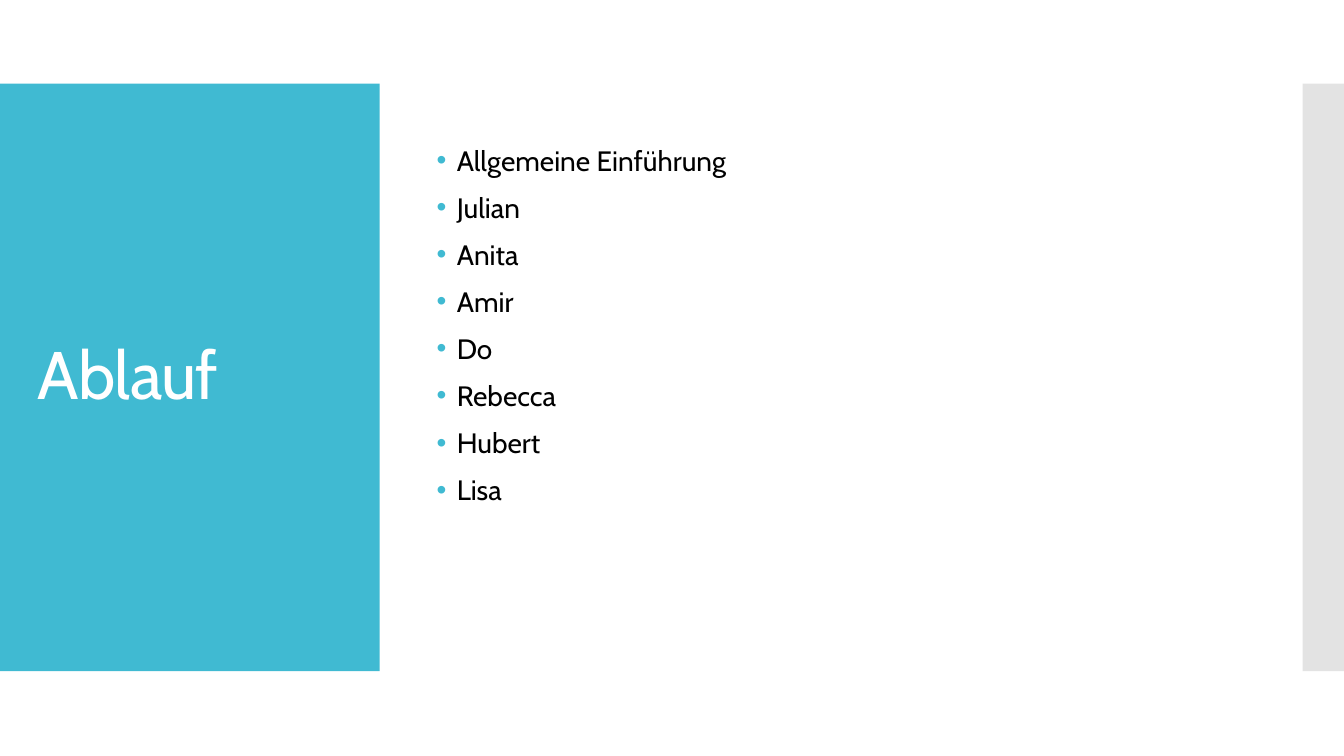
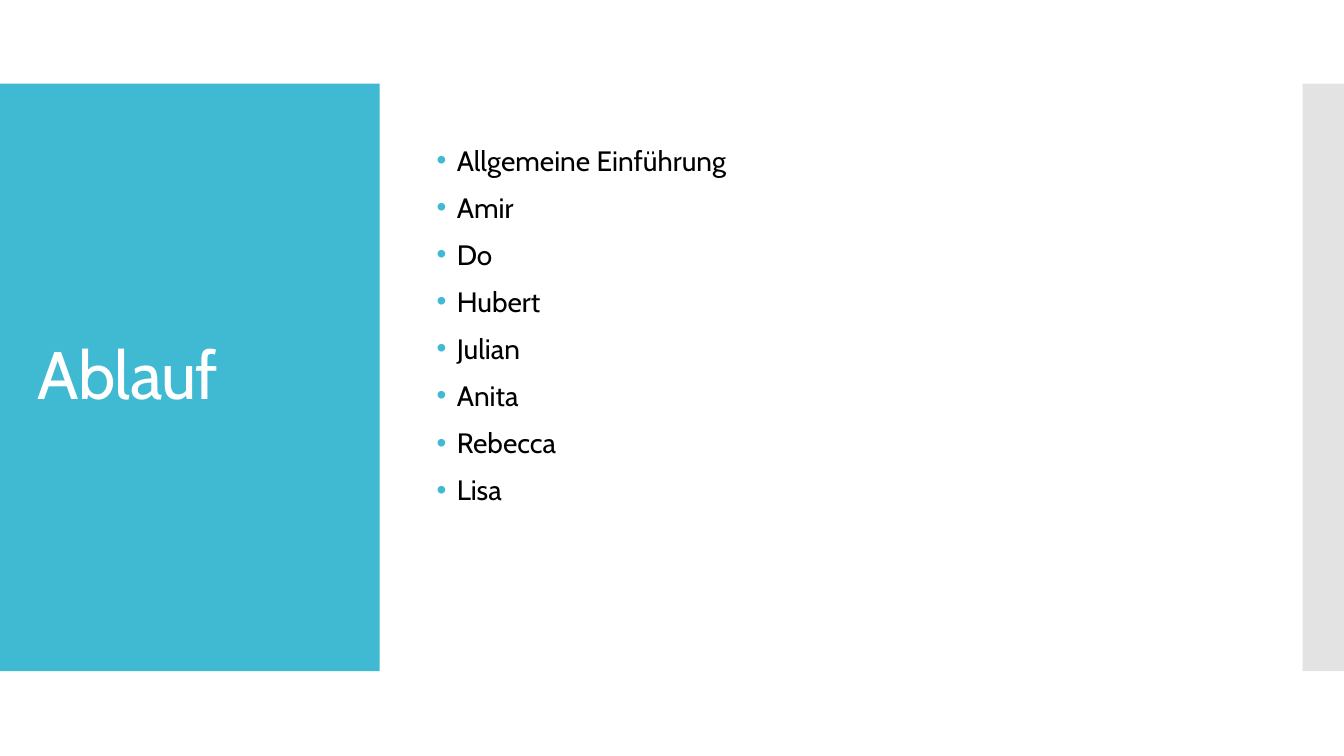
Before and after one commit to Datagroup-ModSim/ModSim17-data-generation-filters, a slide deck: slide 2 of presentations/Sprint 2/Datenerzeugung und Datenanalyse_Sprint2_formatiert.pptx. Drawn at 1344x756 pixels with LibreOffice and Linux fonts; fonts in the diff are those of the drawing. Boxes give left, top, right and bottom in pixels: in the first picture for what was removed or moved away, otherwise in the second. Text is boxed around its words. In the diff, an @@ line names an element or a change of style, - is before the commit and + after.

```diff
--- a/presentations/Sprint 2/Datenerzeugung und Datenanalyse_Sprint2_formatiert.pptx
+++ b/presentations/Sprint 2/Datenerzeugung und Datenanalyse_Sprint2_formatiert.pptx
@@ text at (457, 198, 541, 313): paragraphs added @@
+• Amir
+• Do
+• Hubert
@@ text at (457, 292, 514, 360): paragraphs removed @@
-• Amir
-• Do
@@ text at (457, 432, 541, 454): paragraph removed @@
-• Hubert
```
Also in this commit, not shown: 6 other slides changed, 10 slides added, 52 other files.
